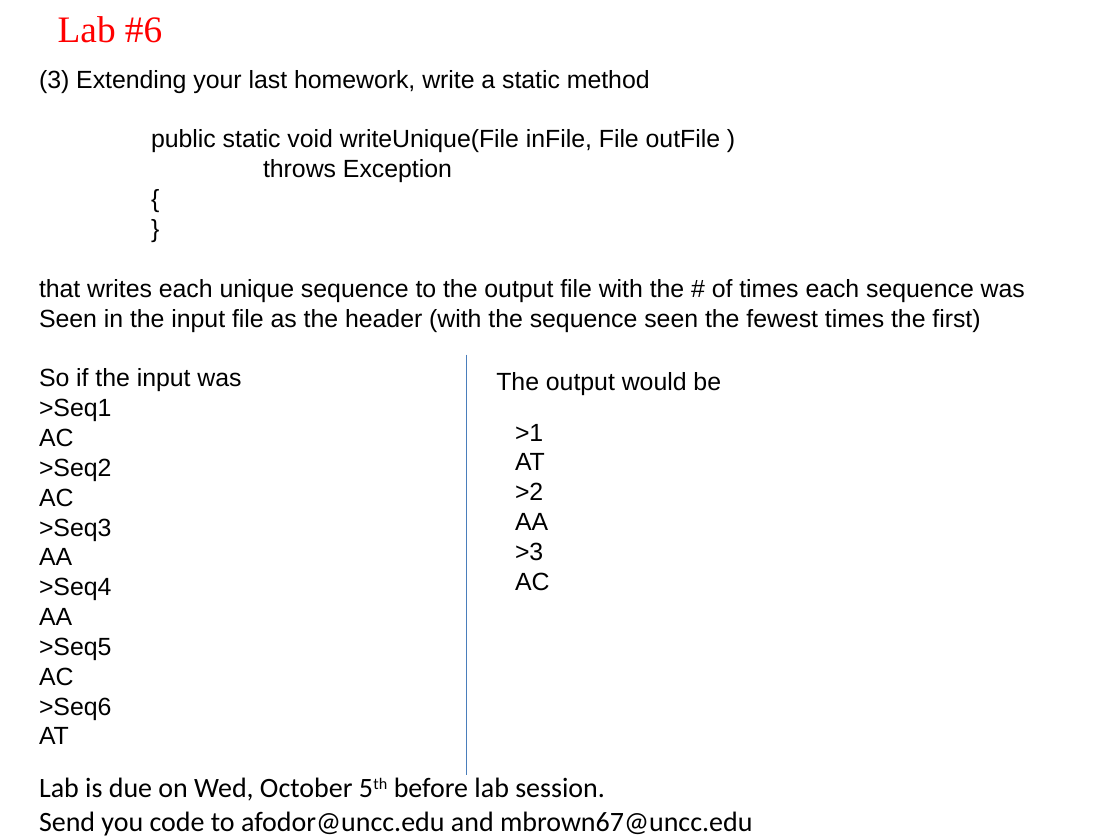
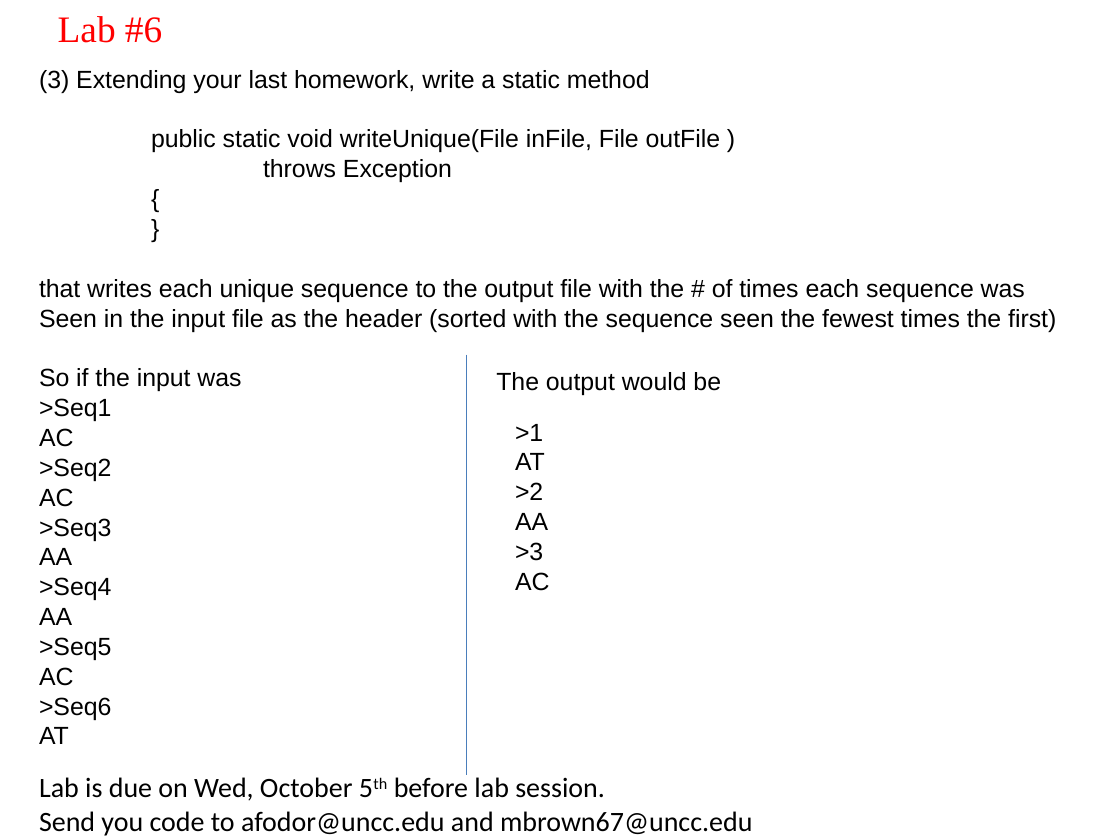
Before and after one commit to afodor/afodor.github.io, a slide deck: slide 1 of classes/prog2016/Lab06.pptx. Drawn at 1120x840 pixels with LibreOffice and Linux fonts; fonts in the diff are those of the drawing. Boxes give left, top, right and bottom in pixels: in the first picture for what was removed or moved away, otherwise in the second. Text is boxed around its words. In the diff, an @@ line names an element or a change of style, - is before the commit and + after.

Commit message:
quick edit...

```diff
--- a/classes/prog2016/Lab06.pptx
+++ b/classes/prog2016/Lab06.pptx
@@ text at (x1=39, y1=309, x2=1056, y2=332): text changed @@
-Seen in the input file as the header (with the sequence seen the fewest times the first)
+Seen in the input file as the header (sorted with the sequence seen the fewest times the first)
```
